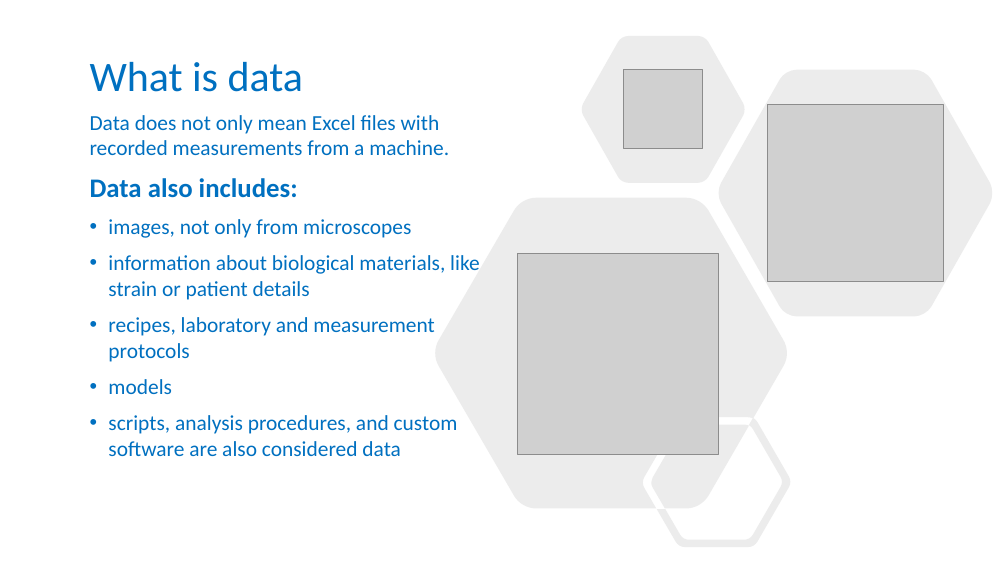
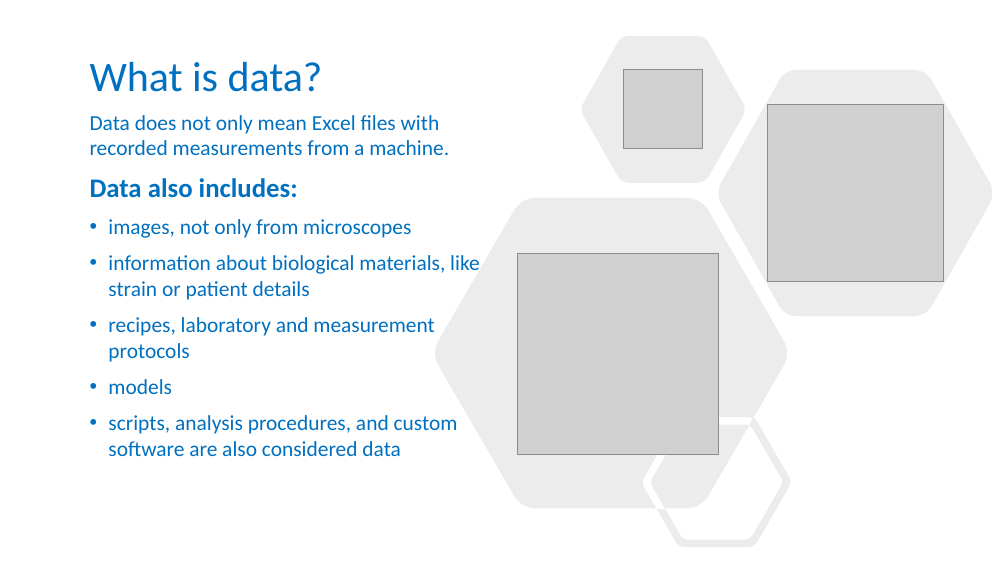
Before and after one commit to carpentries-incubator/fair-for-leaders, a slide deck: slide 2 of instructors/02-Being_FAIR.pptx. Drawn at 1008x567 pixels with LibreOffice and Linux fonts; fonts in the diff are those of the drawing; grey boxes stand for pictures; background and template pictures are left out. Boxes give left, top, right and bottom in pixels: in the first picture for what was removed or moved away, otherwise in the second. Text is boxed around its words. In the diff, an @@ line names an element or a change of style, - is before the commit and + after.

```diff
--- a/instructors/02-Being_FAIR.pptx
+++ b/instructors/02-Being_FAIR.pptx
@@ title at (90,62,323,92): text changed @@
-What is data
+What is data?
```
Also in this commit, not shown: 3 other slides changed, 1 slide added.
